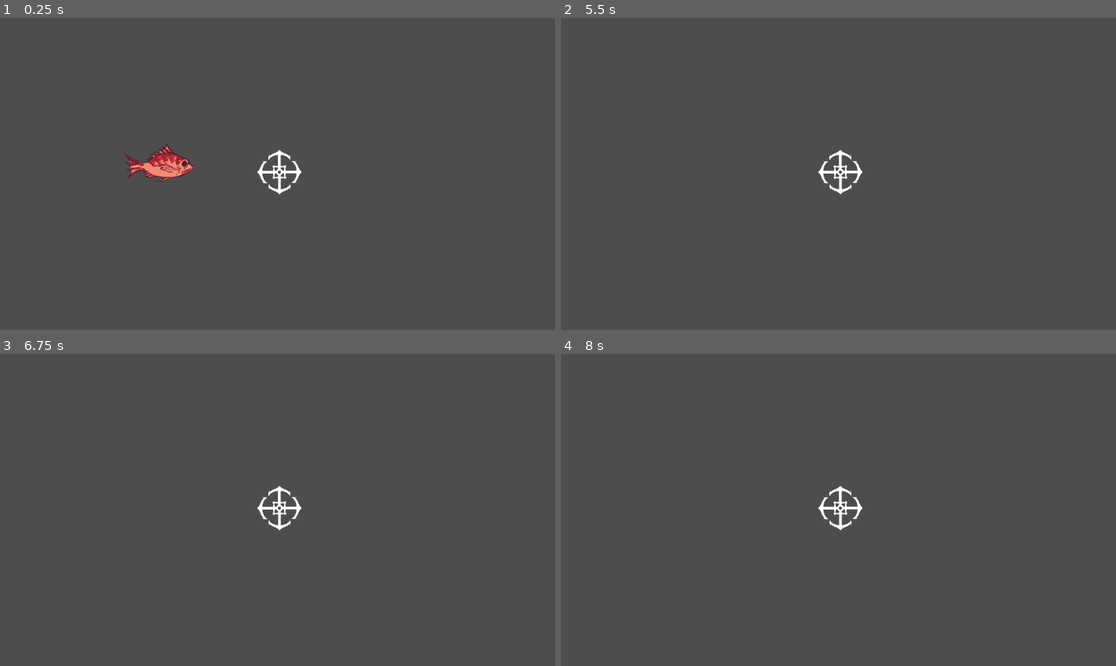
Above: before the commit, frames 1-4 (two rows, left to right).
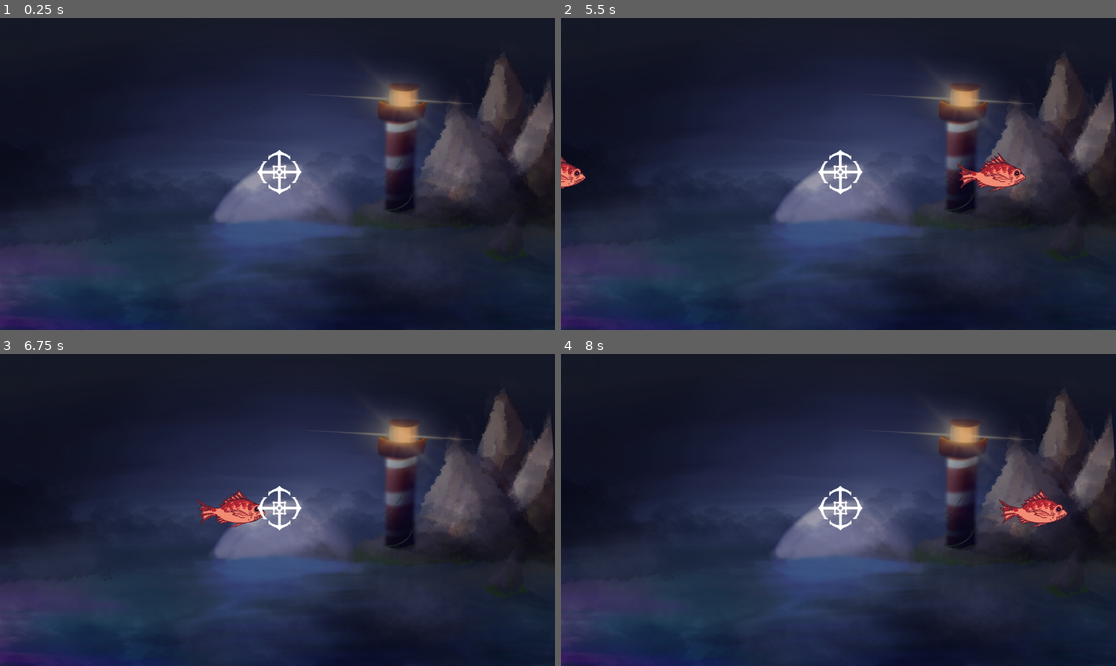
Above: after the commit, the same moments.

Repository: n5n6n7n8/gamedev-winter-2026
Game: Godot game, scene res://scenes/main_scene.tscn
Same seed, same stepped clock (60 frames per second), same inputs: the game is played once before the commit and once after it.
Inputs:
- Up to frame 1 (0.25 s): no input
- Up to frame 2 (5.5 s): tap Space (Shoot) at 0.6, 1.35, 2.1, 2.75, 2.85, 3.6, 4.35, 5.1 s; tap Enter at 2 s
- Up to frame 3 (6.75 s): tap Space (Shoot) at 5.85, 6.6 s
- Up to frame 4 (8 s): tap Space (Shoot) at 7.35 s

The runs differ from the first frame. In frame 1, 94% of the frame differs, in the area x 0-100%, y 0-100%; in frame 2, 94%; in frame 3, 94%; in frame 4, 94%.

Commit message:
fish movement
pushing onto test branch just in case

Diff:
--- a/wet-corp/Scripts/FishMovement.gd
+++ b/wet-corp/Scripts/FishMovement.gd
@@ -1,6 +1,6 @@
 extends CharacterBody2D
 
-@export var fishspeed = 120
+@export var fishspeed = 400
 var fishvel = Vector2(fishspeed, 0)
 # Called when the node enters the scene tree for the first time.
 func _ready() -> void:
--- /dev/null
+++ b/wet-corp/Scripts/main_menu.gd
@@ -0,0 +1,24 @@
+extends Node2D
+
+
+# Called when the node enters the scene tree for the first time.
+func _ready() -> void:
+	pass # Replace with function body.
+
+#
+# Called every frame. 'delta' is the elapsed time since the previous frame.
+#func _process(delta: float) -> void:
+	#pass
+
+
+func _on_start_pressed() -> void:
+	get_tree().change_scene_to_file("res://scenes/main_scene.tscn")
+
+
+
+func _on_credits_pressed() -> void:
+	pass # Replace with function body.
+
+
+func _on_quit_pressed() -> void:
+	get_tree().quit()
--- /dev/null
+++ b/wet-corp/prefabs/fish.tscn
@@ -0,0 +1,20 @@
+[gd_scene load_steps=4 format=3 uid="uid://c12d6htyqn64x"]
+
+[ext_resource type="Script" uid="uid://bldhab82p0mam" path="res://Scripts/FishMovement.gd" id="1_8g0i4"]
+[ext_resource type="Texture2D" uid="uid://dcxmriugoxei3" path="res://assets/redsnapper.png" id="2_nub35"]
+
+[sub_resource type="RectangleShape2D" id="RectangleShape2D_7ykc4"]
+size = Vector2(141.5, 80)
+
+[node name="Fish" type="CharacterBody2D"]
+z_index = 3
+script = ExtResource("1_8g0i4")
+
+[node name="Sprite2D" type="Sprite2D" parent="."]
+scale = Vector2(0.175, 0.2)
+texture = ExtResource("2_nub35")
+
+[node name="Area2D" type="Area2D" parent="."]
+
+[node name="CollisionShape2D" type="CollisionShape2D" parent="Area2D"]
+shape = SubResource("RectangleShape2D_7ykc4")
--- /dev/null
+++ b/wet-corp/scenes/credits.tscn
@@ -0,0 +1,3 @@
+[gd_scene format=3 uid="uid://ca1cr6ftiudqe"]
+
+[node name="Credits" type="Node2D"]
--- /dev/null
+++ b/wet-corp/scenes/cutscene.tscn
@@ -0,0 +1,3 @@
+[gd_scene format=3 uid="uid://ce53yxc57j03k"]
+
+[node name="Cutscene" type="Node2D"]
--- /dev/null
+++ b/wet-corp/scenes/fish_generator.gd
@@ -0,0 +1,19 @@
+extends Node2D
+
+var rng = RandomNumberGenerator.new()
+@onready var fish = preload("res://prefabs/fish.tscn")
+# Called when the node enters the scene tree for the first time.
+func _ready() -> void:
+	$Timer.start()
+
+
+
+
+func _on_timer_timeout() -> void:
+
+	#spawn fish
+	var fishIns = fish.instantiate()
+	add_child(fishIns)
+	# reset timer to time in between 1-3 sec
+	$Timer.wait_time = rng.randf_range(1.0, 5.0)
+	$Timer.start()
--- a/wet-corp/scenes/main_menu.tscn
+++ b/wet-corp/scenes/main_menu.tscn
@@ -1,3 +1,45 @@
-[gd_scene format=3 uid="uid://v6mj621ll4of"]
+[gd_scene load_steps=3 format=3 uid="uid://v6mj621ll4of"]
+
+[ext_resource type="Script" uid="uid://dm2r8moyc2dtk" path="res://Scripts/main_menu.gd" id="1_ekxnf"]
+[ext_resource type="Texture2D" uid="uid://dbeeey2hp52cu" path="res://assets/Title_screen_3.png" id="1_l6cm7"]
 
 [node name="MainMenu" type="Node2D"]
+script = ExtResource("1_ekxnf")
+
+[node name="MockupMenuSprite" type="Sprite2D" parent="."]
+position = Vector2(584, 328)
+scale = Vector2(0.60801667, 0.60740745)
+texture = ExtResource("1_l6cm7")
+
+[node name="Button Manager" type="Control" parent="."]
+z_index = 3
+layout_mode = 3
+anchors_preset = 0
+offset_right = 40.0
+offset_bottom = 40.0
+
+[node name="Start" type="Button" parent="Button Manager"]
+layout_mode = 0
+offset_left = 512.0
+offset_top = 381.0
+offset_right = 659.0
+offset_bottom = 442.0
+
+[node name="Credits" type="Button" parent="Button Manager"]
+layout_mode = 0
+offset_left = 523.0
+offset_top = 449.0
+offset_right = 609.0
+offset_bottom = 481.0
+scale = Vector2(1.44, 1.08)
+
+[node name="Quit" type="Button" parent="Button Manager"]
+layout_mode = 0
+offset_left = 536.0
+offset_top = 501.0
+offset_right = 634.0
+offset_bottom = 536.0
+
+[connection signal="pressed" from="Button Manager/Start" to="." method="_on_start_pressed"]
+[connection signal="pressed" from="Button Manager/Credits" to="." method="_on_credits_pressed"]
+[connection signal="pressed" from="Button Manager/Quit" to="." method="_on_quit_pressed"]
--- a/wet-corp/scenes/main_scene.tscn
+++ b/wet-corp/scenes/main_scene.tscn
@@ -1,20 +1,31 @@
-[gd_scene load_steps=7 format=3 uid="uid://c1foamfkt20o7"]
+[gd_scene load_steps=6 format=3 uid="uid://c1foamfkt20o7"]
 
-[ext_resource type="Script" uid="uid://bldhab82p0mam" path="res://Scripts/FishMovement.gd" id="1_7ykc4"]
-[ext_resource type="Script" uid="uid://bg5b8fnoe13h3" path="res://scenes/PlayerActions.gd" id="1_pu3yx"]
-[ext_resource type="Texture2D" uid="uid://dcxmriugoxei3" path="res://assets/redsnapper.png" id="1_w2twt"]
+[ext_resource type="Script" uid="uid://bg5b8fnoe13h3" path="res://Scripts/PlayerActions.gd" id="1_pu3yx"]
+[ext_resource type="Texture2D" uid="uid://8d2tn4jarxf6" path="res://assets/image.jpg" id="1_rt2n2"]
+[ext_resource type="Script" uid="uid://mrfdnvo6mgd0" path="res://scenes/fish_generator.gd" id="2_c16ls"]
 [ext_resource type="Texture2D" uid="uid://blqy2nhfha8vo" path="res://assets/anchor_crosshair_light.png" id="2_pw63i"]
 
 [sub_resource type="RectangleShape2D" id="RectangleShape2D_pw63i"]
 size = Vector2(93, 92.5)
 
-[sub_resource type="RectangleShape2D" id="RectangleShape2D_7ykc4"]
-size = Vector2(141.5, 80)
-
 [node name="MainScene" type="Node2D"]
 editor_description = "1920x1080"
 
+[node name="Sprite2D" type="Sprite2D" parent="."]
+position = Vector2(582, 340)
+scale = Vector2(0.5425925, 0.5)
+texture = ExtResource("1_rt2n2")
+
+[node name="FishGenerator" type="Node2D" parent="."]
+position = Vector2(-100, 320)
+script = ExtResource("2_c16ls")
+
+[node name="Timer" type="Timer" parent="FishGenerator"]
+process_callback = 0
+wait_time = 3.0
+
 [node name="Crosshair" type="Area2D" parent="."]
+z_index = 5
 position = Vector2(580, 320)
 script = ExtResource("1_pu3yx")
 
@@ -25,20 +36,4 @@
 [node name="CollisionShape2D" type="CollisionShape2D" parent="Crosshair"]
 shape = SubResource("RectangleShape2D_pw63i")
 
-[node name="Fish" type="CharacterBody2D" parent="."]
-position = Vector2(300, 300)
-script = ExtResource("1_7ykc4")
-
-[node name="Sprite2D" type="Sprite2D" parent="Fish"]
-scale = Vector2(0.175, 0.2)
-texture = ExtResource("1_w2twt")
-
-[node name="Area2D" type="Area2D" parent="Fish"]
-
-[node name="CollisionShape2D" type="CollisionShape2D" parent="Fish/Area2D"]
-shape = SubResource("RectangleShape2D_7ykc4")
-
-[node name="Node2D" type="Node2D" parent="."]
-
-[connection signal="area_entered" from="Fish/Area2D" to="Crosshair" method="_on_area_2d_area_entered"]
-[connection signal="area_exited" from="Fish/Area2D" to="Crosshair" method="_on_area_2d_area_exited"]
+[connection signal="timeout" from="FishGenerator/Timer" to="FishGenerator" method="_on_timer_timeout"]
Renamed: wet-corp/scenes/PlayerActions.gd -> wet-corp/Scripts/PlayerActions.gd
Renamed: wet-corp/scenes/PlayerActions.gd.uid -> wet-corp/Scripts/PlayerActions.gd.uid
Not shown, added: wet-corp/Scripts/main_menu.gd.uid
Not shown, added: wet-corp/scenes/fish_generator.gd.uid
